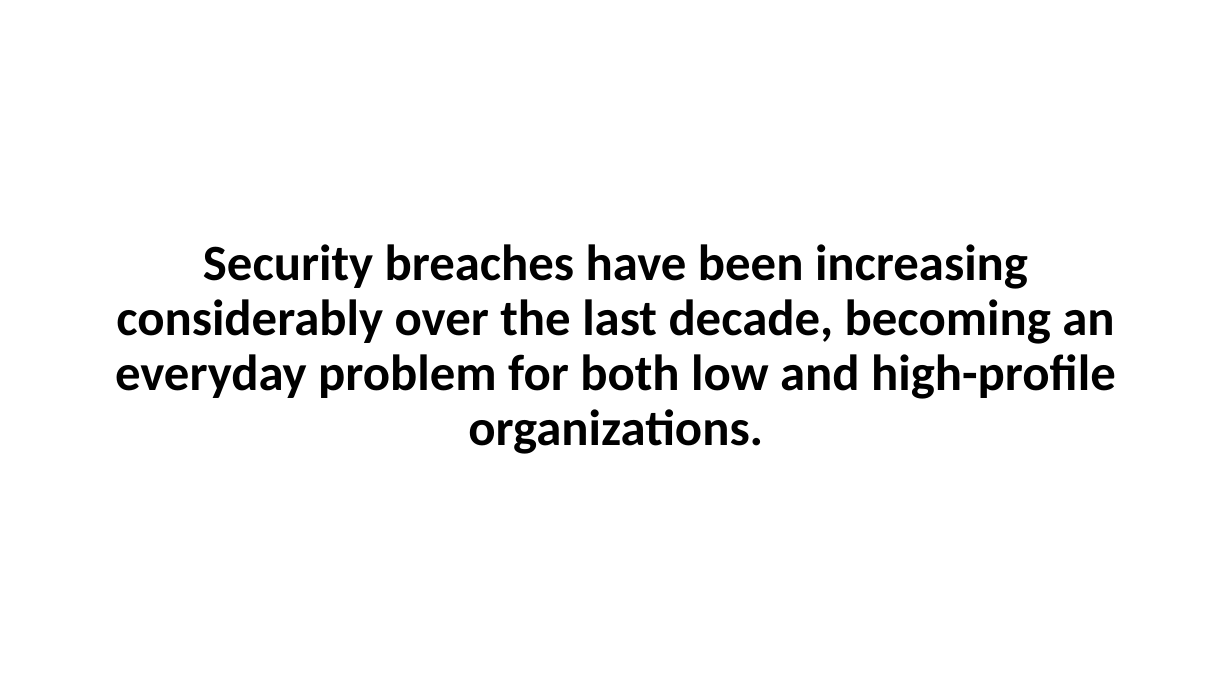
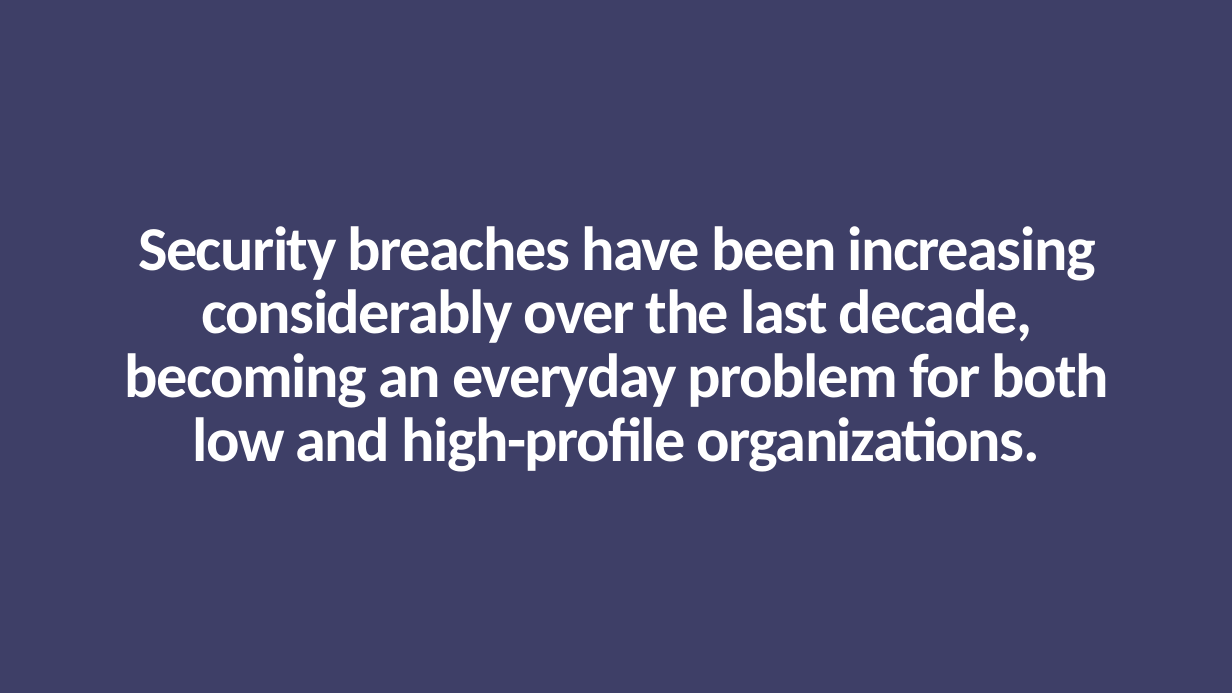
Before and after one commit to radityasurya/eFontys, a slide deck: slide 2 of Documentation/Final Presentation SePr.pptx. Drawn at 1232x693 pixels with LibreOffice and Linux fonts; fonts in the diff are those of the drawing. Boxes give left, top, right and bottom in pixels: in the first picture for what was removed or moved away, otherwise in the second. Text is boxed around its words. In the diff, an @@ line names an element or a change of style, - is before the commit and + after.

```diff
--- a/Documentation/Final Presentation SePr.pptx
+++ b/Documentation/Final Presentation SePr.pptx
@@ background #FFFFFF to #3E3F68 @@
@@ title "Security breaches have been increasing ..." at [125, 226, 1109, 472]: size 39.6 to 48.6 pt, text colour #000000 to #FFFFFF, letter spacing 0 to -1.2 pt; line spacing 0.9 to 0.85 @@
```
Also in this commit, not shown: 2 other slides changed, 5 slides added, 1 slide removed, 1 other file.
